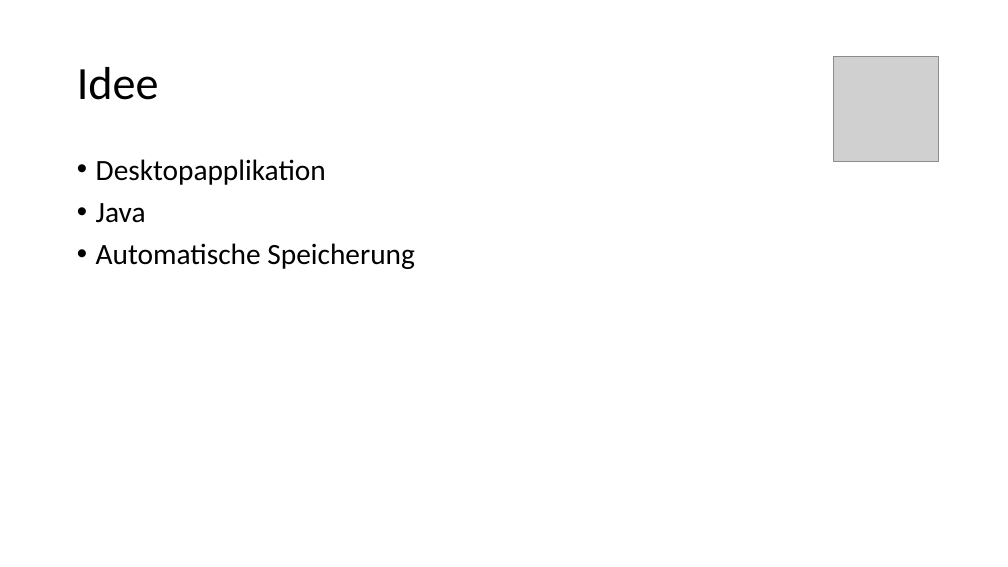
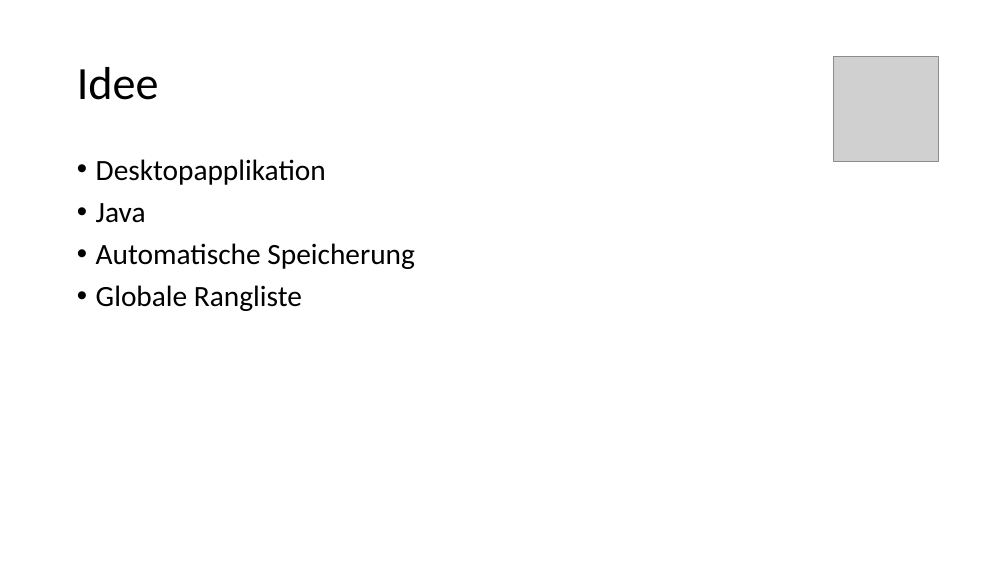
Before and after one commit to Lenoxy/cookie-clicker-2.0, a slide deck: slide 3 of doc/CookieClicker-Präsentation.pptx. Drawn at 1008x567 pixels with LibreOffice and Linux fonts; fonts in the diff are those of the drawing; grey boxes stand for pictures. Boxes give left, top, right and bottom in pixels: in the first picture for what was removed or moved away, otherwise in the second. Text is boxed around its words. In the diff, an @@ line names an element or a change of style, - is before the commit and + after.

```diff
--- a/doc/CookieClicker-Präsentation.pptx
+++ b/doc/CookieClicker-Präsentation.pptx
@@ text at [96, 285, 302, 311]: paragraph added @@
+• Globale Rangliste
```
Also in this commit, not shown: 2 other slides changed, 4 other files.
